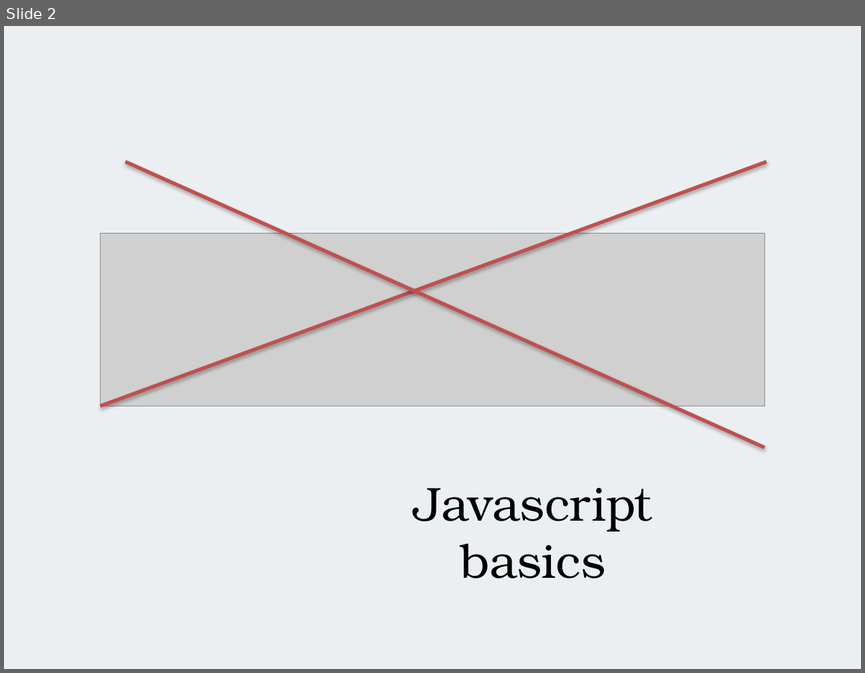
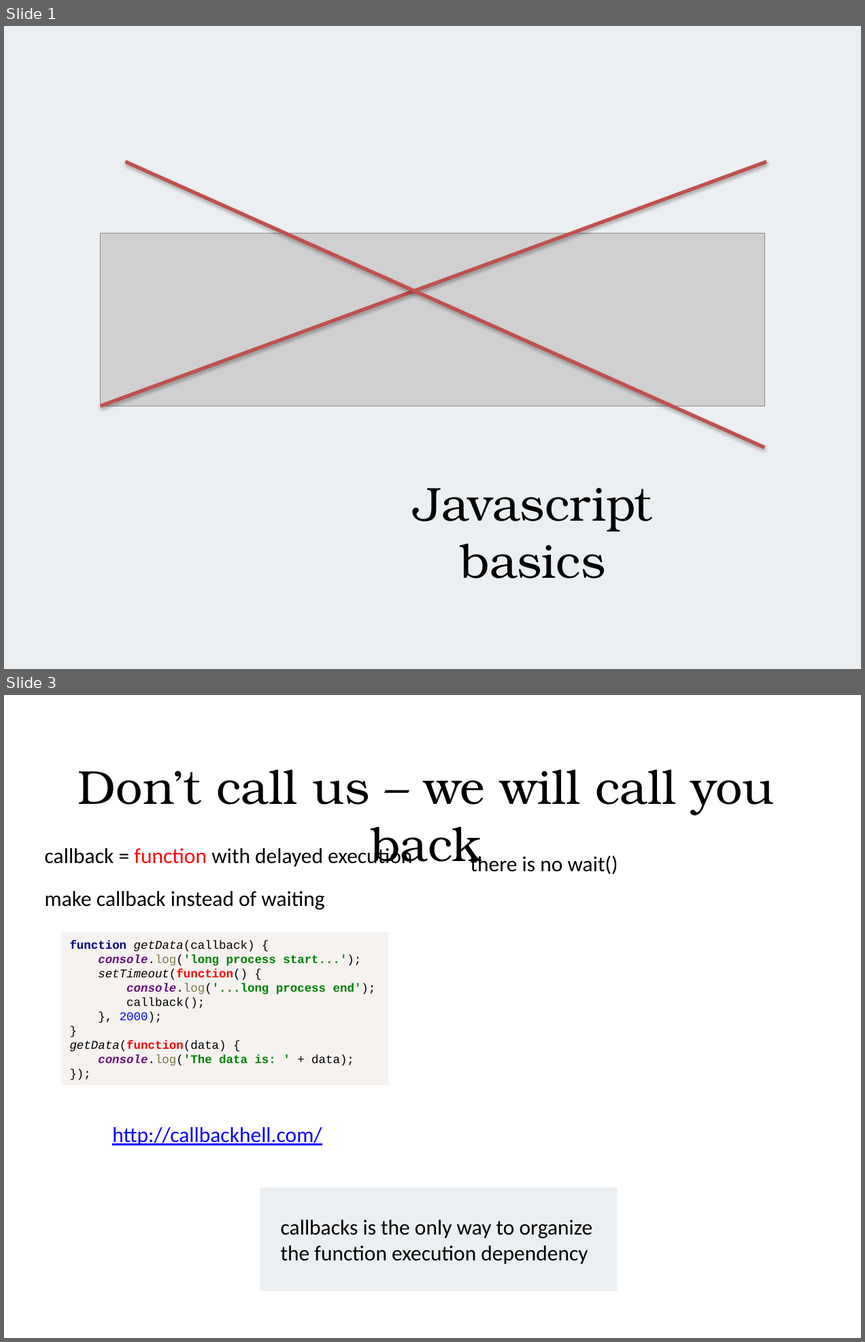
Before and after one commit to alexeymatveevp/angularjs-course, a slide deck: docs/00_jsbasics.pptx. Shown one above the other, each under a label of ours: slide 2 before the commit, slides 1 and 3 after it; the slides between them are not shown. The pictures are 865x673 and 865x1342 pixels, drawn with LibreOffice and Linux fonts; fonts in the diff are those of the drawing; grey boxes stand for pictures. Boxes give left, top, right and bottom in pixels: in the first picture for what was removed or moved away, otherwise in the second. Text is boxed around its words. In the diff, an @@ line names an element or a change of style, - is before the commit and + after.

```diff
--- a/docs/00_jsbasics.pptx
+++ b/docs/00_jsbasics.pptx
@@ slide 3 added at [4, 695, 861, 1338], background #FFFFFF @@
@@ text added at [78, 769, 774, 872], 40 pt, text #000000 @@
+Don’t call us – we will call you back
@@ text added at [45, 845, 412, 866], 18 pt, text #000000 @@
+callback = function with delayed execution
@@ text added at [470, 853, 618, 874], 18 pt, text #000000 @@
+there is no wait()
@@ text added at [45, 891, 324, 910], 18 pt, text #000000 @@
+make callback instead of waiting
@@ rectangle added at [61, 932, 389, 1084], fill #F5F2F0, 10 pt, text #000000, bold @@
+function getData(callback) {
+console.log('long process start...');
+setTimeout(function() {
+console.log('...long process end');
+callback();
+}, 2000);
+}
+getData(function(data) {
+console.log('The data is: ' + data);
+});
@@ text added at [112, 1127, 322, 1145], 18 pt, text #0000FF, underline @@
+http://callbackhell.com/
@@ rectangle added at [260, 1187, 617, 1291], fill #ECEFF1 @@
@@ text added at [281, 1219, 593, 1263], 18 pt, text #000000 @@
+callbacks is the only way to organize the function execution dependency
@@ what was slide 2 is now slide 1 @@
```
Also in this commit, not shown: 7 slides changed, 6 other slides added, 1 slide removed, 2 other files.
